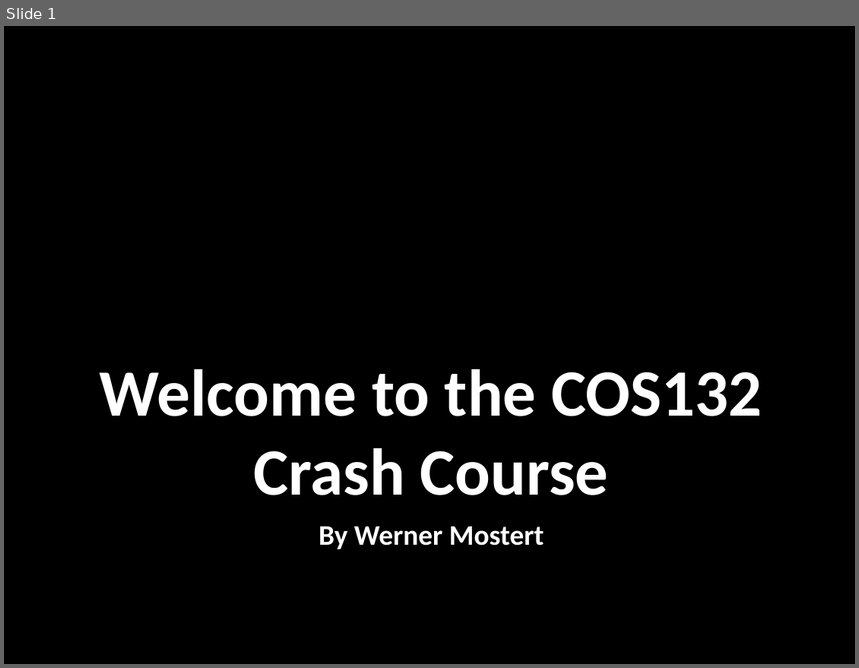
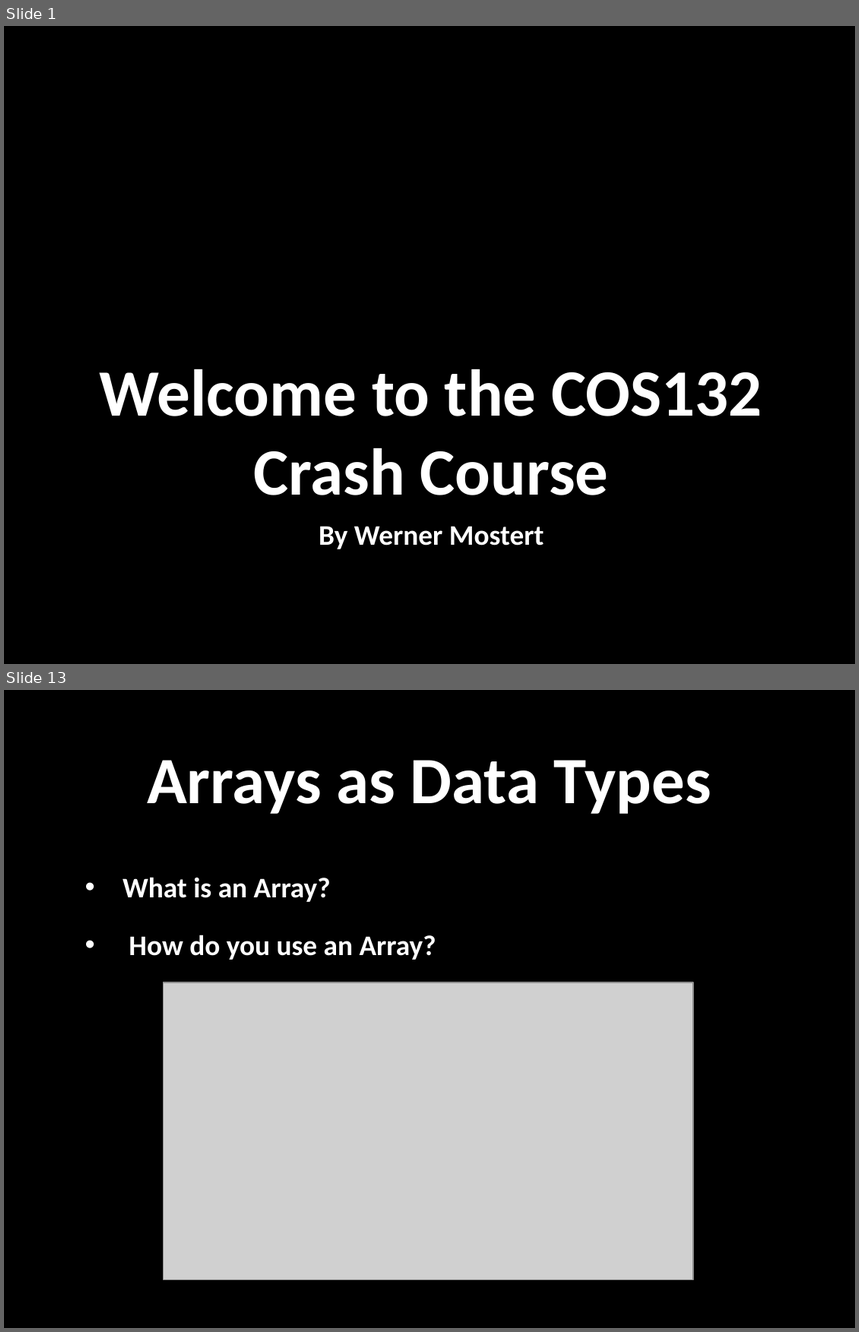
Before and after one commit to WMostert1/COS132-Crash-Course, a slide deck: Crash Course Slides.pptx. Shown one above the other, each under a label of ours: slide 1 before the commit, slides 1 and 13 after it; the slides between them are not shown. The pictures are 859x668 and 859x1332 pixels, drawn with LibreOffice and Linux fonts; fonts in the diff are those of the drawing; grey boxes stand for pictures; background and template pictures are left out. Boxes give left, top, right and bottom in pixels: in the first picture for what was removed or moved away, otherwise in the second. Text is boxed around its words. In the diff, an @@ line names an element or a change of style, - is before the commit and + after.

```diff
--- a/Crash Course Slides.pptx
+++ b/Crash Course Slides.pptx
@@ slide 13 added at (x1=4, y1=690, x2=855, y2=1328), background picture (left out) @@
@@ title added at (x1=147, y1=760, x2=712, y2=814), 56 pt, text #FFFFFF, bold @@
+Arrays as Data Types
@@ text added at (x1=123, y1=877, x2=436, y2=960), 24 pt, text #FFFFFF, bold @@
+• What is an Array?
+• How do you use an Array?
@@ picture added at (x1=163, y1=983, x2=693, y2=1280) @@
```
Also in this commit, not shown: 1 slide changed, 30 other slides added, 19 other files.
